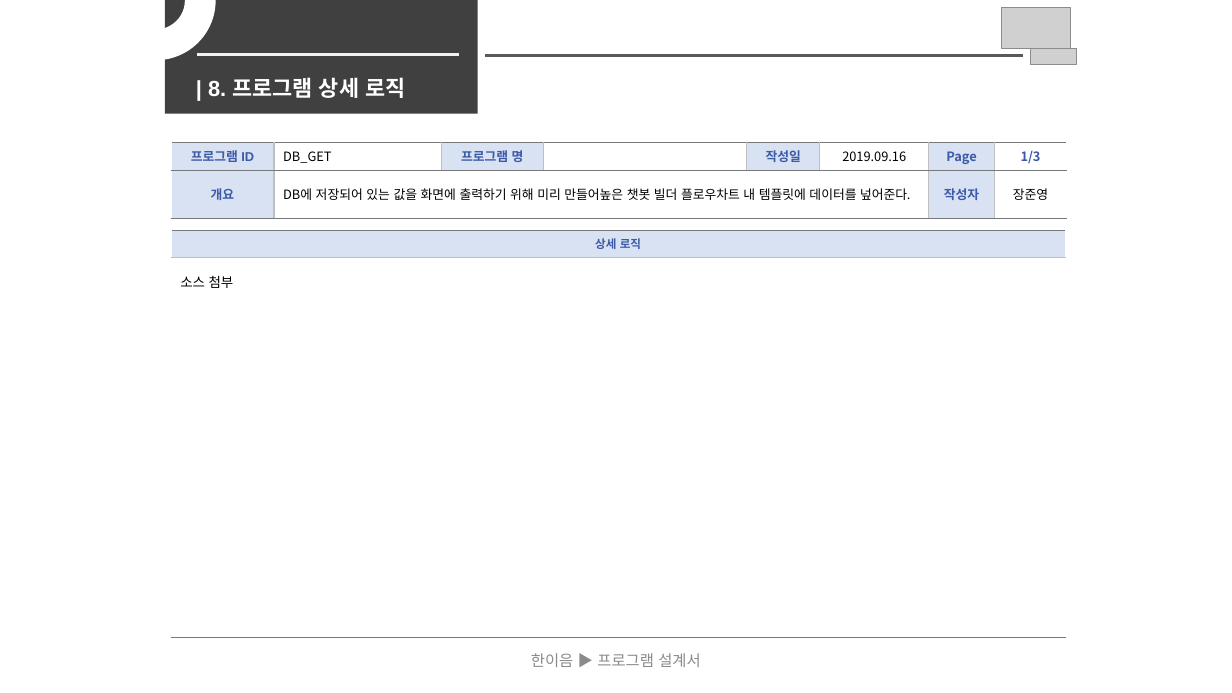
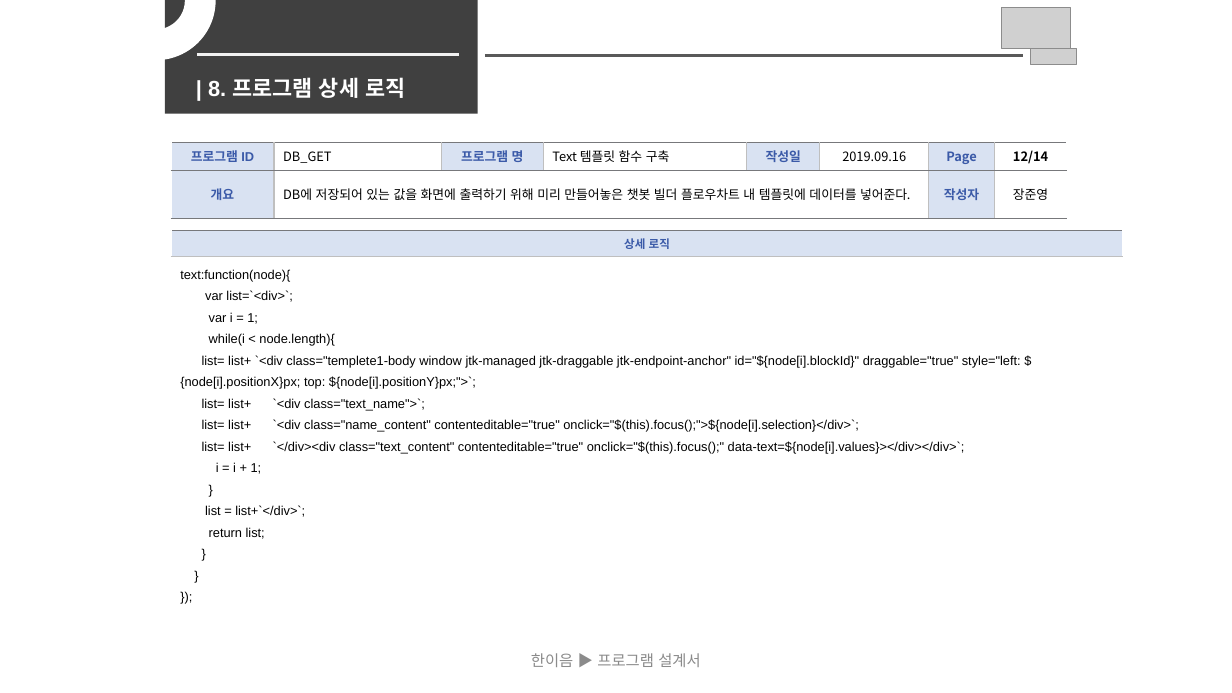
Before and after one commit to Hanswind/smuhill, a slide deck: slide 12 of documents/Output_Documents/개발산출물.pptx. Drawn at 1232x693 pixels with LibreOffice and Linux fonts; fonts in the diff are those of the drawing; grey boxes stand for pictures. Boxes give left, top, right and bottom in pixels: in the first picture for what was removed or moved away, otherwise in the second. Text is boxed around its words. In the diff, an @@ line names an element or a change of style, - is before the commit and + after.

```diff
--- a/documents/Output_Documents/개발산출물.pptx
+++ b/documents/Output_Documents/개발산출물.pptx
@@ table at box(171, 142, 1067, 218) @@
-row 1, column 4: 
+row 1, column 4: Text 템플릿 함수 구축
-row 1, column 8: 1/3
+row 1, column 8: 12/14
-row 2, column 2: DB에 저장되어 있는 값을 화면에 출력하기 위해 미리 만들어높은 챗봇 빌더 플로우차트 내 템플릿에 데이터를 넢어준다.
+row 2, column 2: DB에 저장되어 있는 값을 화면에 출력하기 위해 미리 만들어놓은 챗봇 빌더 플로우차트 내 템플릿에 데이터를 넣어준다.
@@ table at box(171, 230, 1123, 693) @@
@@ row 2, column 1: "소스 첨부" to "text:function(node){ / var list=`<div>`; / var i = 1; / while(i < node.length){ / list= list+ `<div class="templete1-body window jtk-managed jtk-draggable jtk-endpoint-anchor" id="${node[i].blockId}" draggable="true" style="left: ${node[i].positionX}px; top: ${node[i].positionY}px;">`; / list= list+ `<div class="text_name">`; / list= list+ `<div class="name_content" contenteditable="true" onclick="$(this).focus();">${node[i].selection}</div>`; / list= list+ `</div><div class="text_content" contenteditable="true" onclick="$(this).focus();" data-text=${node[i].values}></div></div>`; / i = i + 1; / } / list = list+`</div>`; / return list; / } / } / });" @@
@@ table: place and size @@
-table at box(171, 230, 1066, 638)
+table at box(171, 230, 1123, 693)
```
Also in this commit, not shown: 11 other slides changed, 2 slides added, 2 slides removed, 2 other files.
